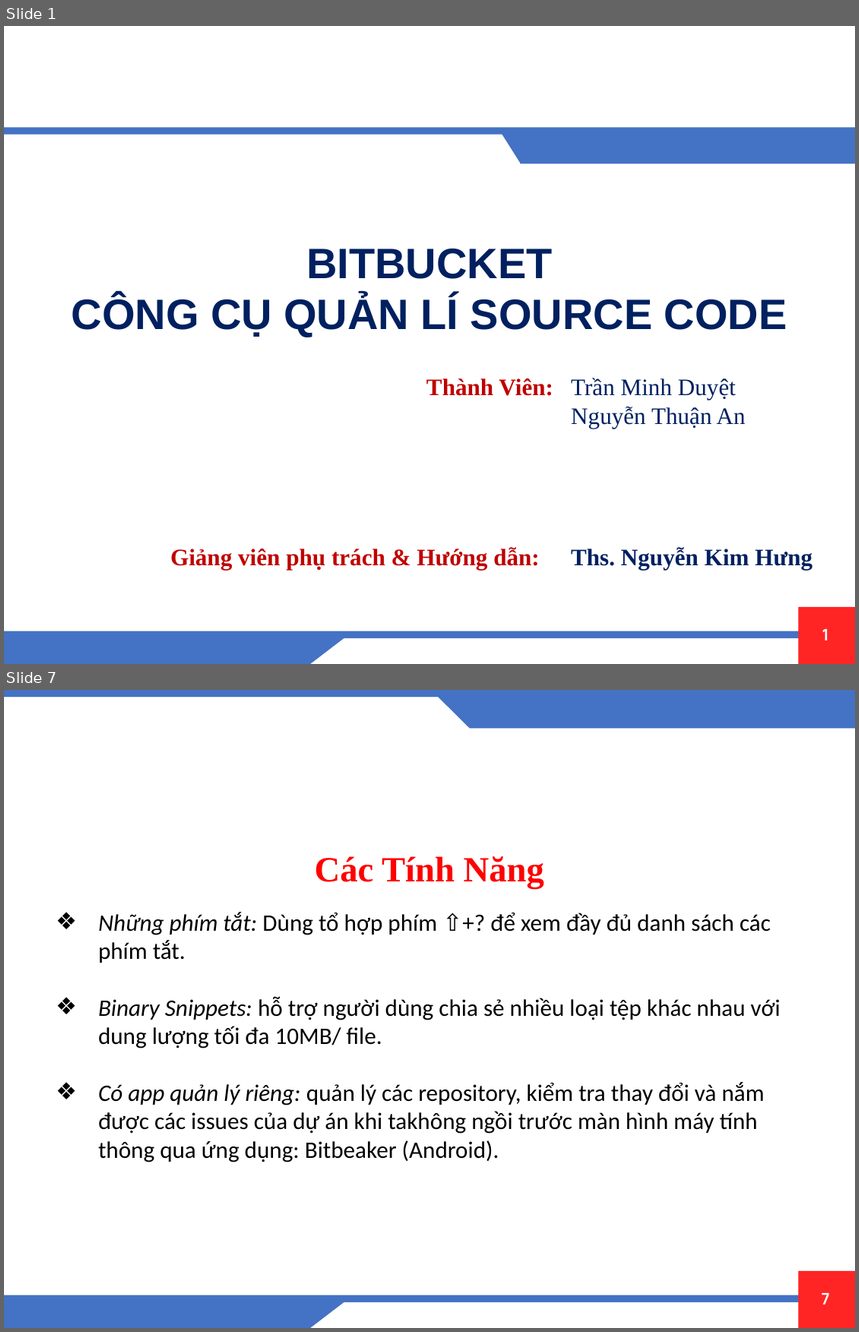
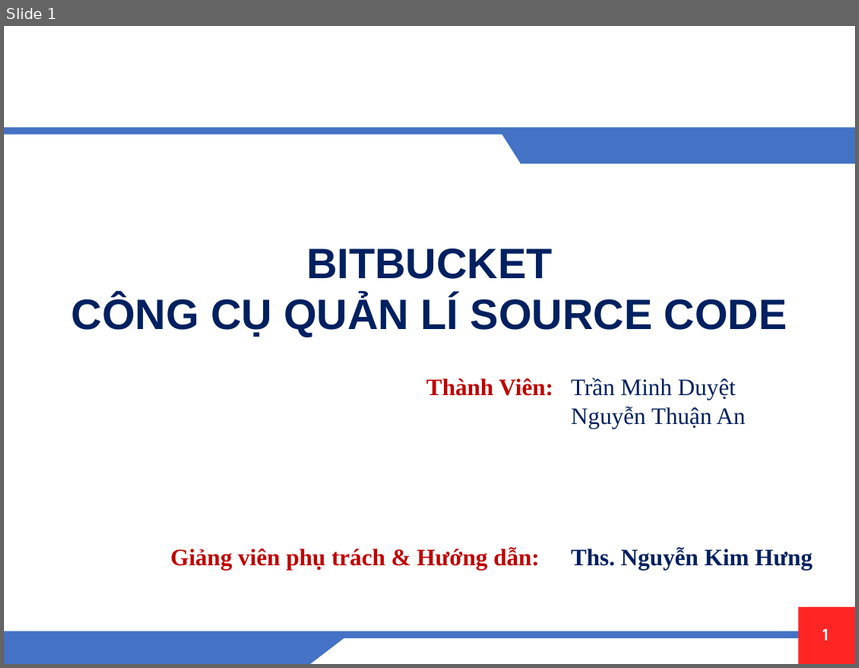
Before and after one commit to tmduyet/moitruongphanmem, a slide deck: Đóng gói phần mềm [Autosaved].pptx. Shown one above the other, each under a label of ours: slides 1 and 7 before the commit, slide 1 after it; the slides between them are not shown. The pictures are 859x1332 and 859x668 pixels, drawn with LibreOffice and Linux fonts; fonts in the diff are those of the drawing; background and template pictures are left out. Boxes give left, top, right and bottom in pixels: in the first picture for what was removed or moved away, otherwise in the second. Text is boxed around its words. In the diff, an @@ line names an element or a change of style, - is before the commit and + after.

```diff
--- a/Đóng gói phần mềm [Autosaved].pptx
+++ b/Đóng gói phần mềm [Autosaved].pptx
@@ slide 7 removed at (4, 690, 855, 1328), background #FFFFFF; not listed: 5 template elements that a slide beside it also shows @@
@@ rectangle removed at (4, 690, 855, 697) @@
@@ right triangle removed at (436, 695, 471, 728) @@
@@ rectangle removed at (470, 695, 855, 728) @@
@@ text removed at (315, 856, 544, 889) @@
-Các Tính Năng
@@ text removed at (98, 912, 781, 1163) @@
-❖ Những phím tắt: Dùng tổ hợp phím ⇧+? để xem đầy đủ danh sách các phím tắt.
-❖ Binary Snippets: hỗ trợ người dùng chia sẻ nhiều loại tệp khác nhau với dung lượng tối đa 10MB/ file.
-❖ Có app quản lý riêng: quản lý các repository, kiểm tra thay đổi và nắm được các issues của dự án khi takhông ngồi trước màn hình máy tính thông qua ứng dụng: Bitbeaker (Android).
```
Also in this commit, not shown: 4 slides changed, 4 slides added, 1 other file.
